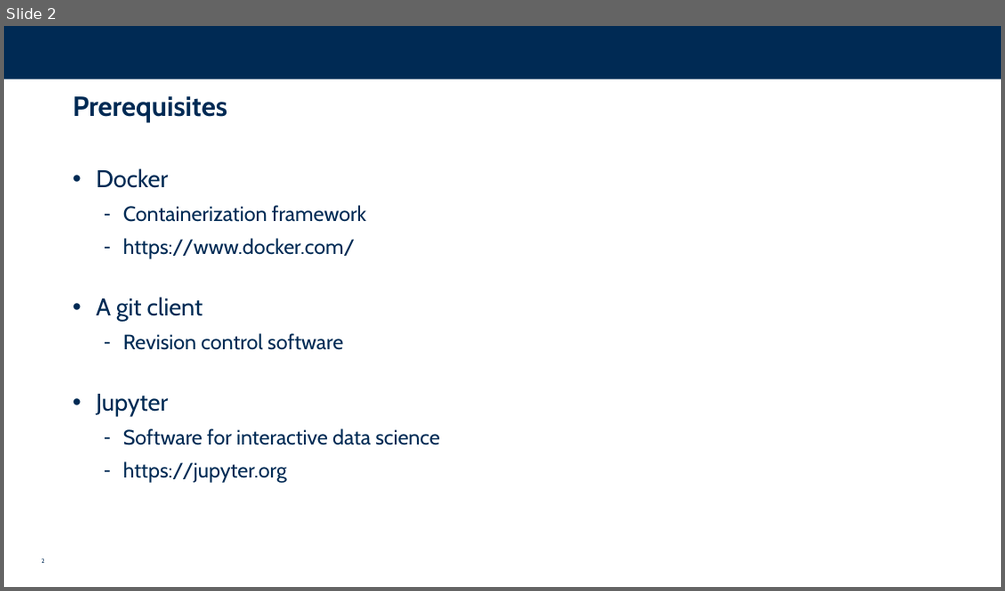
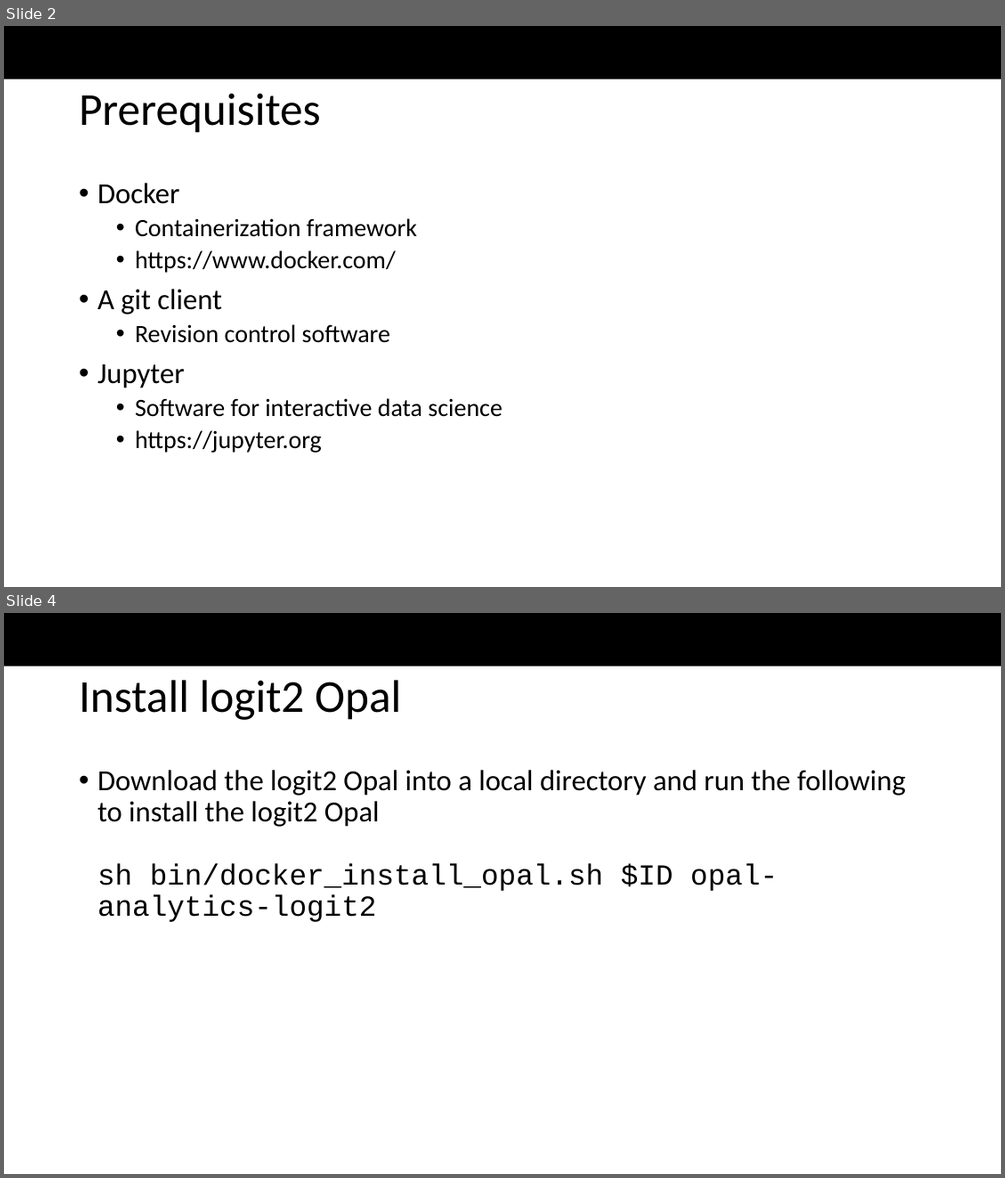
Before and after one commit to Bedrock-py/bedrock-core, a slide deck: docs/QuickStart.pptx. Shown one above the other, each under a label of ours: slide 2 before the commit, slides 2 and 4 after it; the slides between them are not shown. The pictures are 1005x591 and 1005x1178 pixels, drawn with LibreOffice and Linux fonts; fonts in the diff are those of the drawing; background and template pictures are left out. Boxes give left, top, right and bottom in pixels: in the first picture for what was removed or moved away, otherwise in the second. Text is boxed around its words. In the diff, an @@ line names an element or a change of style, - is before the commit and + after.

```diff
--- a/docs/QuickStart.pptx
+++ b/docs/QuickStart.pptx
@@ slide 4 added at [4, 613, 1001, 1174], background #FFFFFF; not listed: 1 template element that a slide beside it also shows @@
@@ title added at [79, 680, 401, 720], 52.8 pt, text #000000 @@
+Install logit2 Opal
@@ text added at [97, 770, 906, 922], 33.6 pt, text #000000 @@
+• Download the logit2 Opal into a local directory and run the following to install the logit2 Opal
+  sh bin/docker_install_opal.sh $ID opal-analytics-logit2
@@ slide 2 changed as well @@
@@ rectangle at [4, 26, 1001, 79]: fill #002A54 to #000000 @@
@@ title "Prerequisites": place and size @@
-title "Prerequisites" at [73, 96, 227, 122]
+title "Prerequisites" at [79, 93, 321, 133]
@@ title "Prerequisites" at [79, 93, 321, 133]: size 32 to 52.8 pt, font Cabin to Calibri, text colour #002A54 to #000000, bold off; line spacing 1 to 0.9; vertical alignment top to middle @@
@@ text "Docker": place and size @@
-text "Docker" at [96, 168, 440, 483]
+text "Docker" at [97, 183, 502, 452]
@@ text "Docker" at [97, 183, 502, 452]: size 28 to 33.6 pt in "Docker", "A git client", "Jupyter"; font Cabin to Calibri, text colour #002A54 to #000000; size 24 to 28.8 pt in "Containerization framework", "https://www.docker.com/", "Revision control software", "Software for interactive data science" and 1 more places; indent changed; less space between paragraphs; bullet - to • @@
@@ page number removed at [41, 558, 45, 563] @@
-2
```
Also in this commit, not shown: 4 other slides changed, 1 other slide added.
